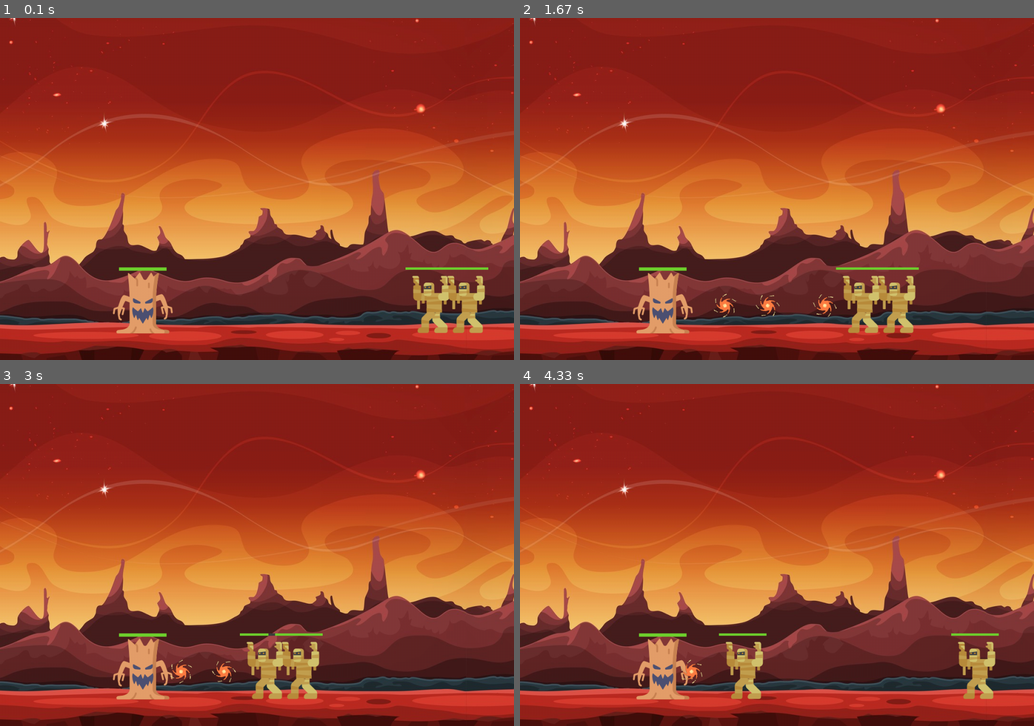
Above: before the commit, frames 1-4 (two rows, left to right).
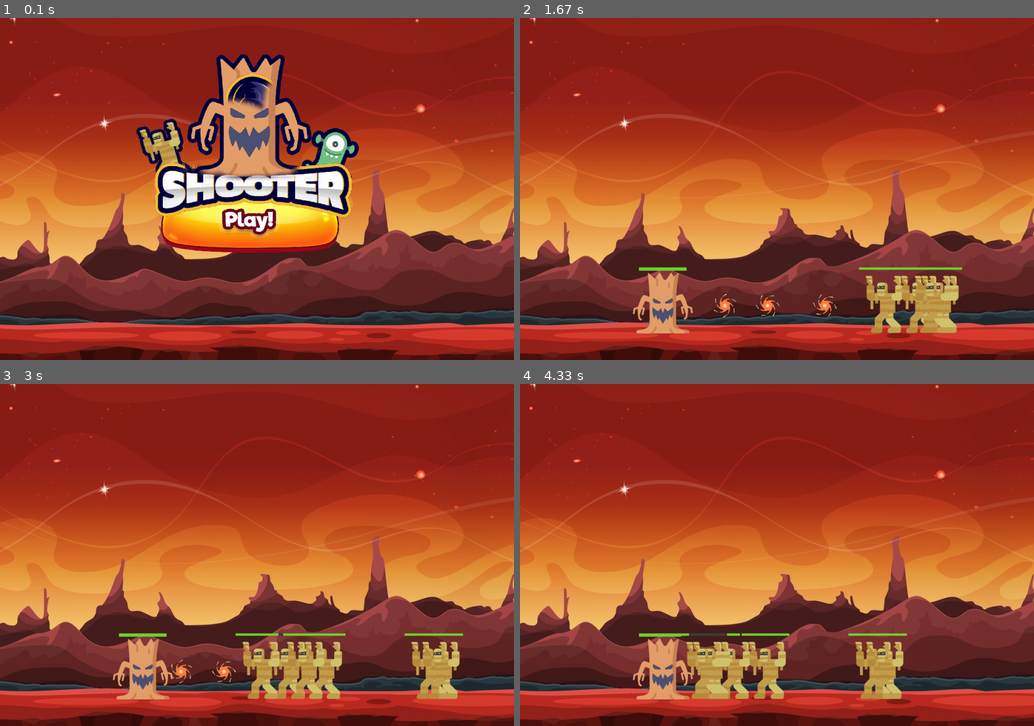
Above: after the commit, the same moments.

Repository: MounirBlk/PYGAME-RPG
Game: pygame game, started from main.py
Two runs of this game, one before a commit and one after it. Both use one fixed random seed, a clock stepped at 60 frames per second and the inputs below.
Inputs (mouse positions are in pixels of both pictures, inside the frame that each line leads up to):
- Up to frame 1 (0.1 s): no input
- Up to frame 2 (1.67 s): click (777, 189) at 0.38 s; tap Space at 0.67, 1.07, 1.37 s; click (838, 219) at 1.55 s
- Up to frame 3 (3 s): tap Space at 1.9, 2.57, 2.87 s; click (262, 589) at 2.22 s
- Up to frame 4 (4.33 s): tap Space at 3.07, 3.37, 3.63, 3.97, 4.27 s

The runs differ from the first frame. In frame 1, 19% of the frame differs, in the area x 21-95%, y 10-93%; in frame 2, 3.0%; in frame 3, 3.2%; in frame 4, 4.6%.

Commit message:
🚀 RELEASE: PART 6 - MENU SCREEN PLAY

Diff:
--- a/game.py
+++ b/game.py
@@ -3,20 +3,44 @@
 from pygame import * #a retirer
 from player import Player
 from monster import Monster
+import math
 
 class Game:
     def __init__(self):
+        self.is_playing = False # definir si le jeu a commencé ou pas
         pygame.init()
         self.screen = pygame.display.set_mode((1080, 720)) #Creer la fenetre du jeu
         pygame.display.set_caption("PyGame - Comet fall")
         self.background = pygame.image.load('assets/bg.jpg')
+        self.init_menu()
         self.all_persons = pygame.sprite.Group()
         self.player = Player(self)
         self.all_persons.add(self.player)
         self.all_monsters = pygame.sprite.Group() # groupe de monstres
         self.pressed = {}
+
+    def start(self):
+        self.is_playing = True
         self.spawn_monster()
         self.spawn_monster()
+
+    def game_over(self): # remettre le jeu à neuf
+        self.all_monsters = pygame.sprite.Group()
+        self.player.health = self.player.max_health
+        self.is_playing = False
+
+    def init_menu(self):
+        self.banner = pygame.image.load('assets/banner.png')
+        self.banner = pygame.transform.scale(self.banner, (500, 500))
+        self.banner_rect = self.banner.get_rect()
+        self.banner_rect.x = math.ceil(self.screen.get_width() / 4)
+
+        self.play_button = pygame.image.load('assets/button.png')
+        self.play_button = pygame.transform.scale(self.play_button, (400, 150))
+        self.play_button_rect = self.play_button.get_rect()
+        self.play_button_rect.x = math.ceil(self.screen.get_width() / 3.33)
+        self.play_button_rect.y = math.ceil(self.screen.get_height() / 2)
+
 
     def check_collision(self, sprite, group):
         return pygame.sprite.spritecollide(sprite, group, False, pygame.sprite.collide_mask)
@@ -32,16 +56,14 @@
 
     def commandes(self):
         if self.pressed.get(pygame.K_RIGHT) and self.pressed.get(pygame.K_LEFT):
-            self.player.health = self.player.health + 0.5 if self.player.health < self.player.max_health else self.player.health
+            self.player.health = self.player.health + 0.25 if self.player.health < self.player.max_health else self.player.health
         elif self.pressed.get(pygame.K_RIGHT) and self.walls('right'):
             self.player.move('right')
         elif self.pressed.get(pygame.K_LEFT) and self.walls('left'):
             self.player.move('left')
 
-    def initialisation(self):
-        self.screen.blit(self.background, (0, -200)) #arriere plan
+    def update(self):
         self.screen.blit(self.player.image, self.player.rect) #appliquer l'image du player
-
         self.player.update_health_bar(self.screen) # actualiser la bar de vie du joueur
 
         for projectile in self.player.all_projectiles:
@@ -53,13 +75,18 @@
         self.player.all_projectiles.draw(self.screen) #appliquer l'ensemble des images du groupe de projectiles
         self.all_monsters.draw(self.screen) #appliquer l'ensemble des images du groupe de monstres
         self.commandes()
-        pygame.display.flip() #mettre a jour l'ecran
 
     def run(self):
         clock = pygame.time.Clock()
         running = True
         while running:
-            self.initialisation() #INIT RPG GAME
+            self.screen.blit(self.background, (0, -200)) # arriere plan
+            if self.is_playing:
+                self.update() #INIT RPG GAME
+            else:
+                self.screen.blit(self.play_button, self.play_button_rect)
+                self.screen.blit(self.banner, self.banner_rect)
+            pygame.display.flip() #mettre a jour l'ecran
             for event in pygame.event.get():
                 if event.type == pygame.QUIT:
                     running = False
@@ -72,5 +99,9 @@
                 elif event.type == pygame.KEYUP: #touche non appuyé
                     self.pressed[event.key] = False
 
+                elif event.type == pygame.MOUSEBUTTONDOWN: # verification pour savoir si la souris est en collision avec le button play
+                    if self.play_button_rect.collidepoint(event.pos):
+                        self.start() # lancer le jeu
+
             clock.tick(60) #SET FPS
         pygame.quit() #Quit
--- a/monster.py
+++ b/monster.py
@@ -2,6 +2,7 @@
 import pygame
 from pygame import * #a retirer
 import random
+import math
 class Monster(pygame.sprite.Sprite):
     def __init__(self, game):
         super().__init__()
@@ -11,16 +12,16 @@
         self.attack = 0.3
         self.image = pygame.image.load('assets/mummy.png')
         self.rect = self.image.get_rect()
-        self.rect.x = int(self.game.screen.get_width() * 0.9) - random.randint(0, 150)
-        self.rect.y = int(self.game.player.rect.y + (self.game.player.rect.y / 12.5))
+        self.rect.x = math.ceil(self.game.screen.get_width() * 0.9) - random.randint(0, 150)
+        self.rect.y = math.ceil(self.game.player.rect.y + (self.game.player.rect.y / 12.5))
         self.speed = random.randint(2, 4)
 
     def get_damage(self, amount):
         self.health -= amount # infliger des dégats au monstre
         if self.health <= 0: # verifier le nombre de points de vie
             # reapparaitre comme un nouveau monstre (possibilité de supprimer le monstre avec self.player.all_monsters.remove(self) # supprimer le monstre )
-            self.rect.x = int(self.game.screen.get_width() * 0.9) - random.randint(0, 150)
-            self.rect.y = int(self.game.player.rect.y + (self.game.player.rect.y / 12.5))
+            self.rect.x = math.ceil(self.game.screen.get_width() * 0.9) - random.randint(0, 150)
+            self.rect.y = math.ceil(self.game.player.rect.y + (self.game.player.rect.y / 12.5))
             self.health = self.max_health
             self.speed = random.randint(2, 4)
 
--- a/player.py
+++ b/player.py
@@ -20,6 +20,8 @@
     def get_damage(self, amount):
         if self.health - amount > amount: # verifier le nombre de points de vie
             self.health -= amount # infliger des dégats au player
+        else:
+            self.game.game_over() # lorsque le joueur n'a plus de point de vie
 
     def update_health_bar(self, surface):
         pygame.draw.rect(surface, (60, 63, 60), [self.rect.x + 50, self.rect.y + 25, self.max_health, 7]) # dessine le bg de la barre de vie
